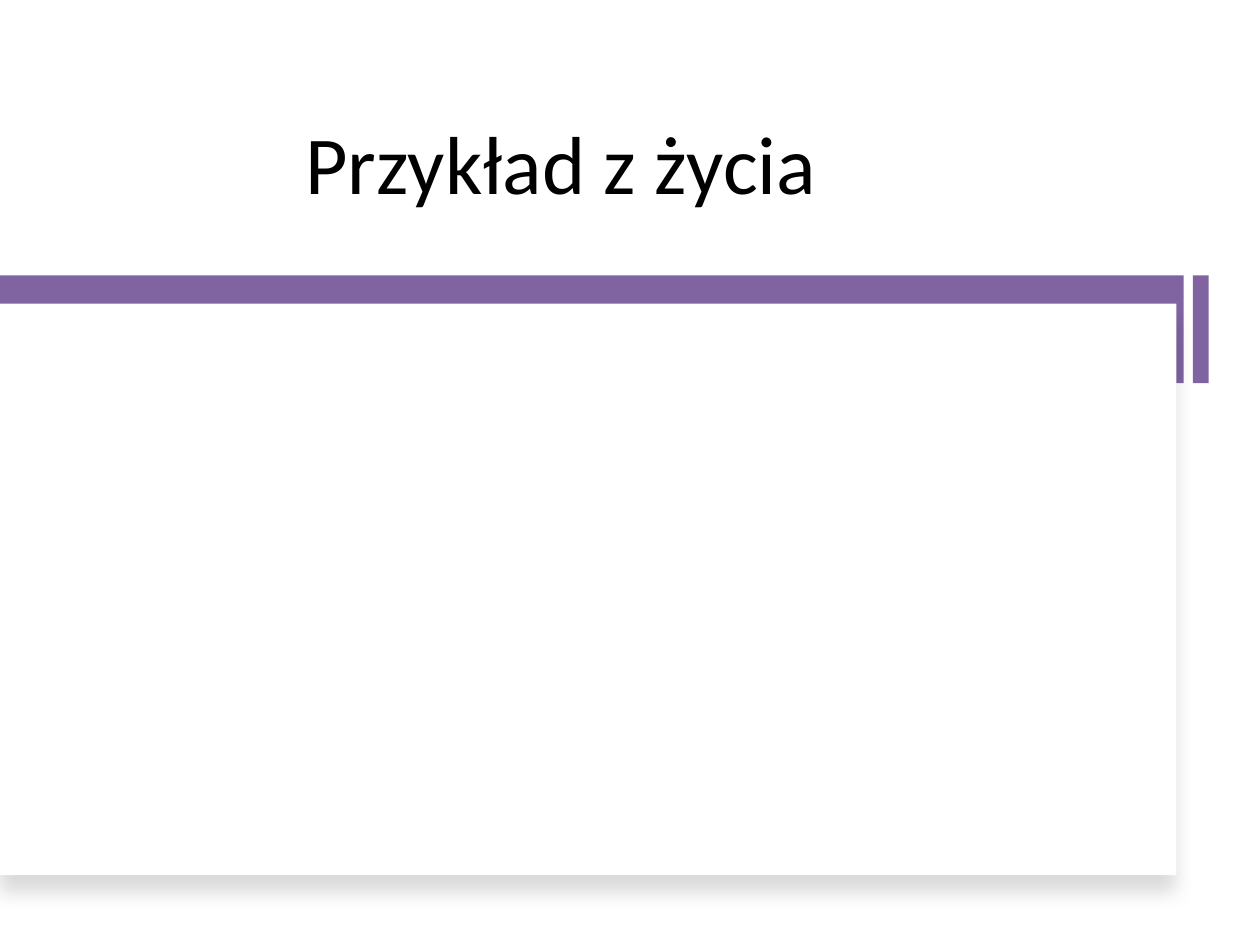
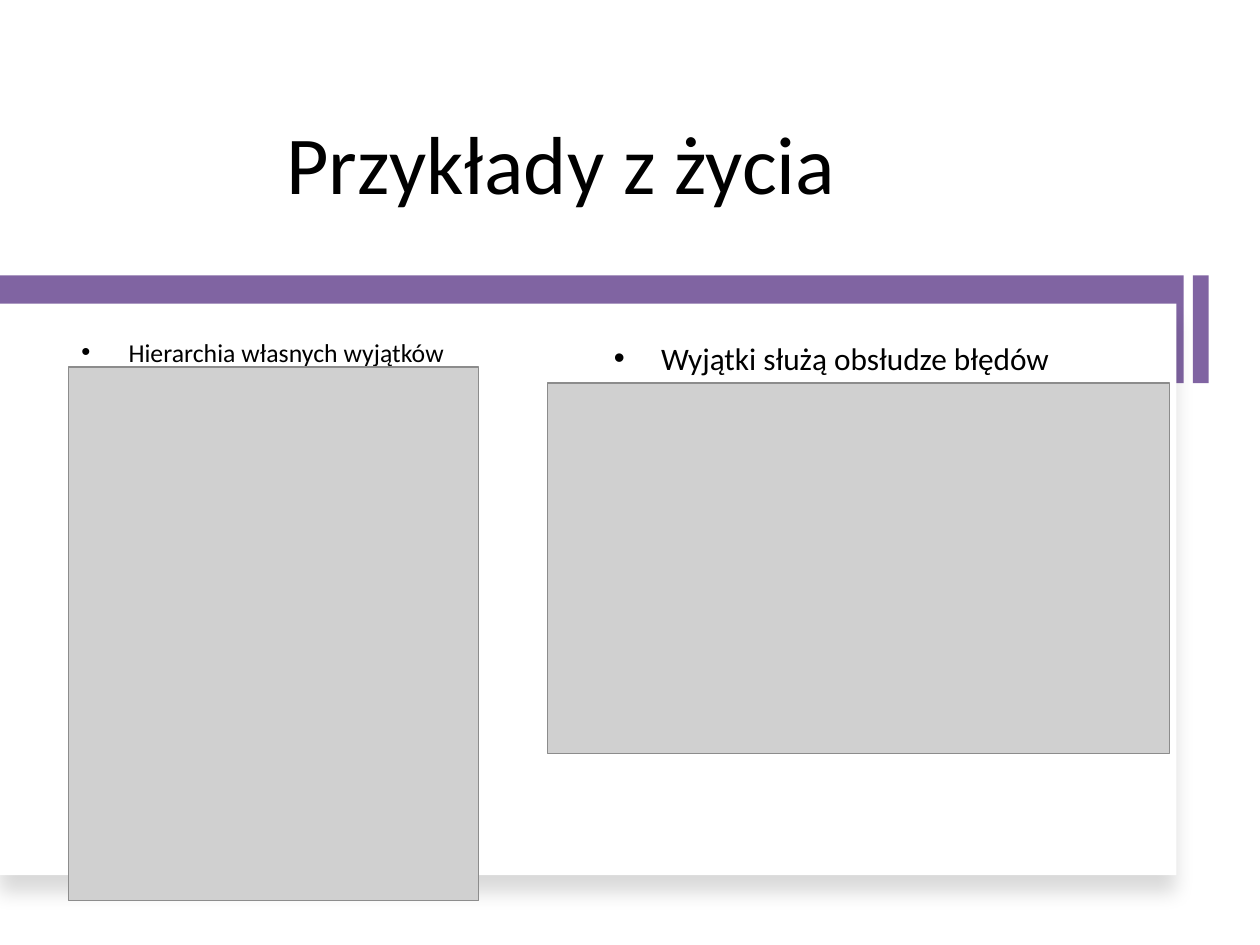
Before and after one commit to anuszek/Advanced-Exception-Handling, a slide deck: slide 9 of Zaawansowana_Obsluga_Wyjatkow_Java.pptx. Drawn at 1260x945 pixels with LibreOffice and Linux fonts; fonts in the diff are those of the drawing; grey boxes stand for pictures. Boxes give left, top, right and bottom in pixels: in the first picture for what was removed or moved away, otherwise in the second. Text is boxed around its words. In the diff, an @@ line names an element or a change of style, - is before the commit and + after.

```diff
--- a/Zaawansowana_Obsluga_Wyjatkow_Java.pptx
+++ b/Zaawansowana_Obsluga_Wyjatkow_Java.pptx
@@ title at [286, 137, 835, 208]: text changed @@
-Przykład z życia
+Przykłady z życia
@@ text added at [129, 344, 444, 368], 14.7 pt, text #000000 @@
+• Hierarchia własnych wyjątków
@@ text added at [661, 348, 1049, 376], 17.9 pt, text #000000 @@
+• Wyjątki służą obsłudze błędów
@@ picture added at [68, 367, 479, 901] @@
@@ picture added at [548, 383, 1169, 753] @@
```
Also in this commit, not shown: 3 other slides changed.
